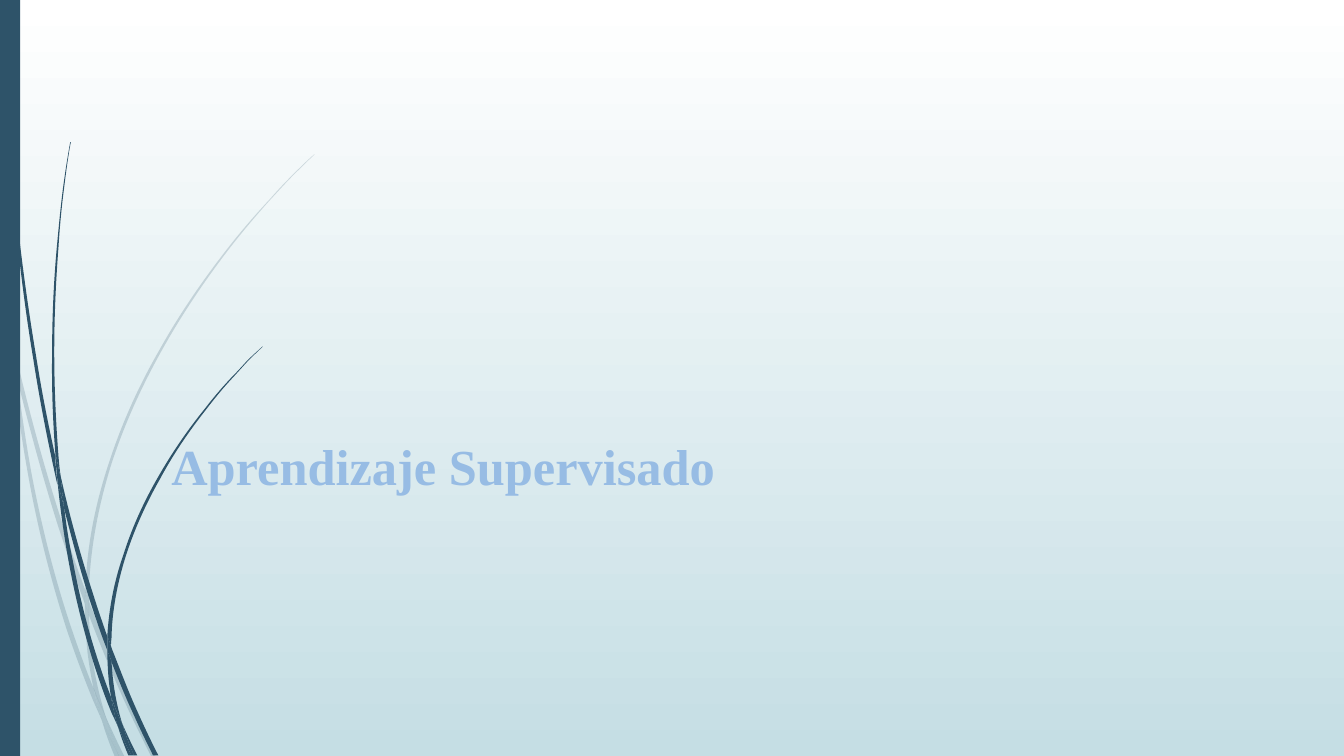
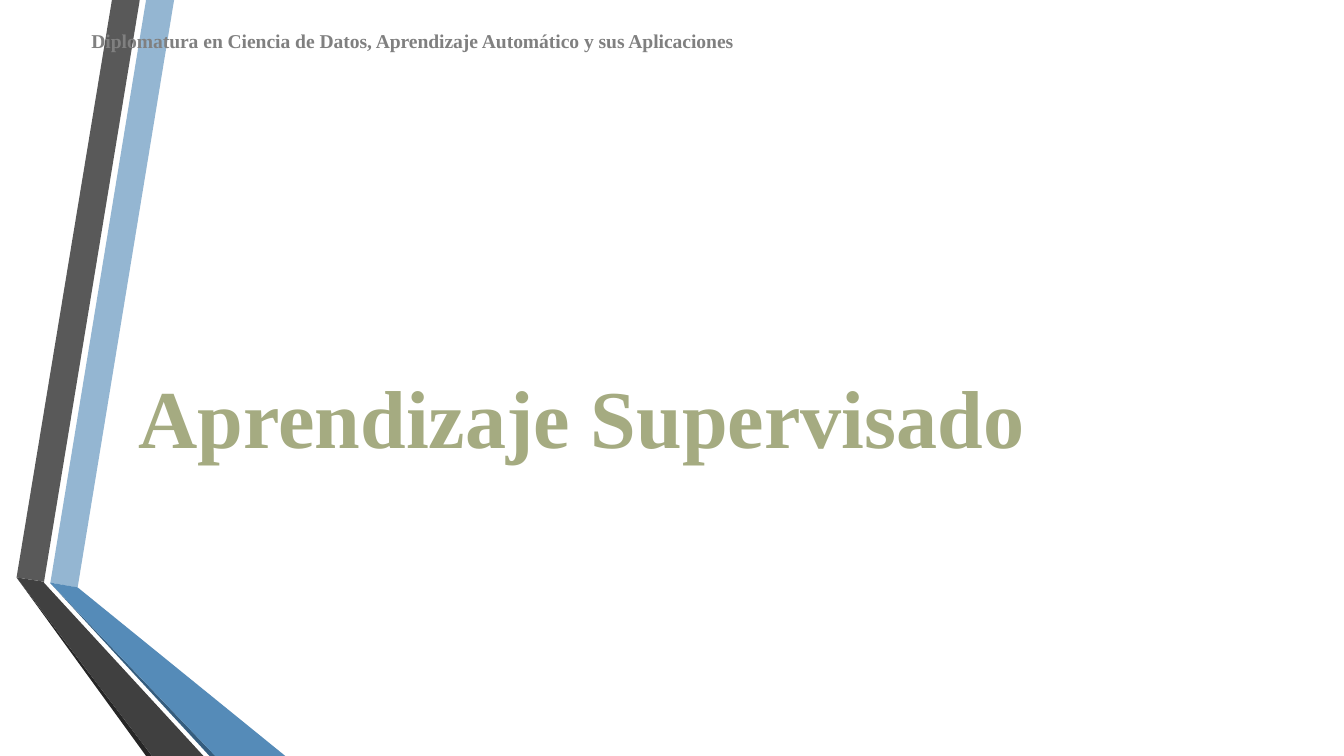
Before and after one commit to DiploDatos/AprendizajeSupervisado, a slide deck: slide 9 of Teórico/Aprendizaje Supervisado - Clase I.ppsx (slide 10 before the commit). Drawn at 1344x756 pixels with LibreOffice and Linux fonts; fonts in the diff are those of the drawing; background and template pictures are left out. Boxes give left, top, right and bottom in pixels: in the first picture for what was removed or moved away, otherwise in the second. Text is boxed around its words. In the diff, an @@ line names an element or a change of style, - is before the commit and + after.

```diff
--- a/Teórico/Aprendizaje Supervisado - Clase I.ppsx
+++ b/Teórico/Aprendizaje Supervisado - Clase I.ppsx
@@ background gradient #FFFFFF to #C5DEE5 to picture (left out) @@
@@ rectangle removed at <box>0,0,20,755</box> @@
@@ freeform shape: place and size @@
-freeform shape at <box>51,142,70,476</box>
+freeform shape at <box>16,0,140,582</box>
@@ freeform shape at <box>16,0,140,582</box>: fill #2E5369 to #595959 @@
@@ freeform shape added at <box>51,0,175,587</box>, fill #94B6D2 @@
@@ text added at <box>91,33,733,53</box>, 10.5 pt, text #808080, bold @@
+Diplomatura en Ciencia de Datos, Aprendizaje Automático y sus Aplicaciones
@@ title "Aprendizaje Supervisado": place and size @@
-title "Aprendizaje Supervisado" at <box>171,446,715,496</box>
+title "Aprendizaje Supervisado" at <box>138,391,1024,463</box>
@@ title "Aprendizaje Supervisado" at <box>138,391,1024,463</box>: size 27 to 44 pt, text colour pattern #265991 on #97BCE4 to #A5AB81, letter outline #132C48 1 pt to #355D7E 0.75 pt; vertical alignment bottom to middle @@
@@ freeform shape: place and size @@
-freeform shape at <box>85,603,106,716</box>
+freeform shape at <box>16,578,152,756</box>
@@ freeform shape at <box>16,578,152,756</box>: fill #2E5369 at 20% opacity to #262626 @@
@@ freeform shape added at <box>16,578,203,756</box>, fill #404040 @@
@@ freeform shape: place and size @@
-freeform shape at <box>89,601,156,756</box>
+freeform shape at <box>51,583,216,756</box>
@@ freeform shape at <box>51,583,216,756</box>: fill #2E5369 at 20% opacity to #355D7E @@
@@ freeform shape added at <box>51,583,286,756</box>, fill #558BB8 @@
@@ group removed at <box>0,155,314,756</box>: 8 freeform shapes @@
@@ group removed at <box>3,0,263,756</box>: 11 freeform shapes @@
```
Also in this commit, not shown: 27 other slides changed, 11 slides added, 14 slides removed, 4 other files.
